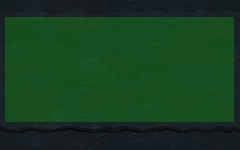
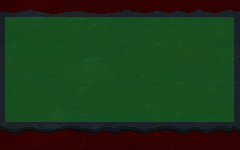
Revision of a layered 240 × 150 image; what changed, layer by layer:
painted on "Layer 4" over [0, 0, 240, 150]
